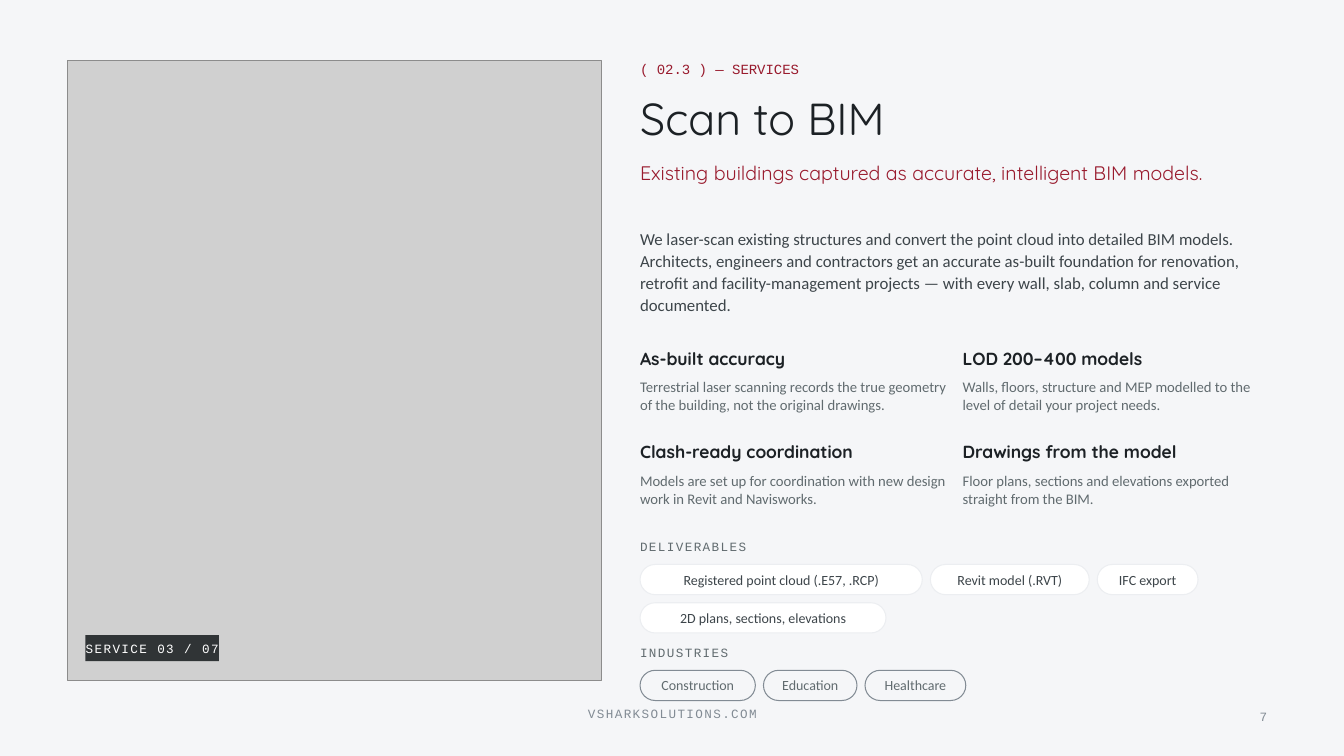
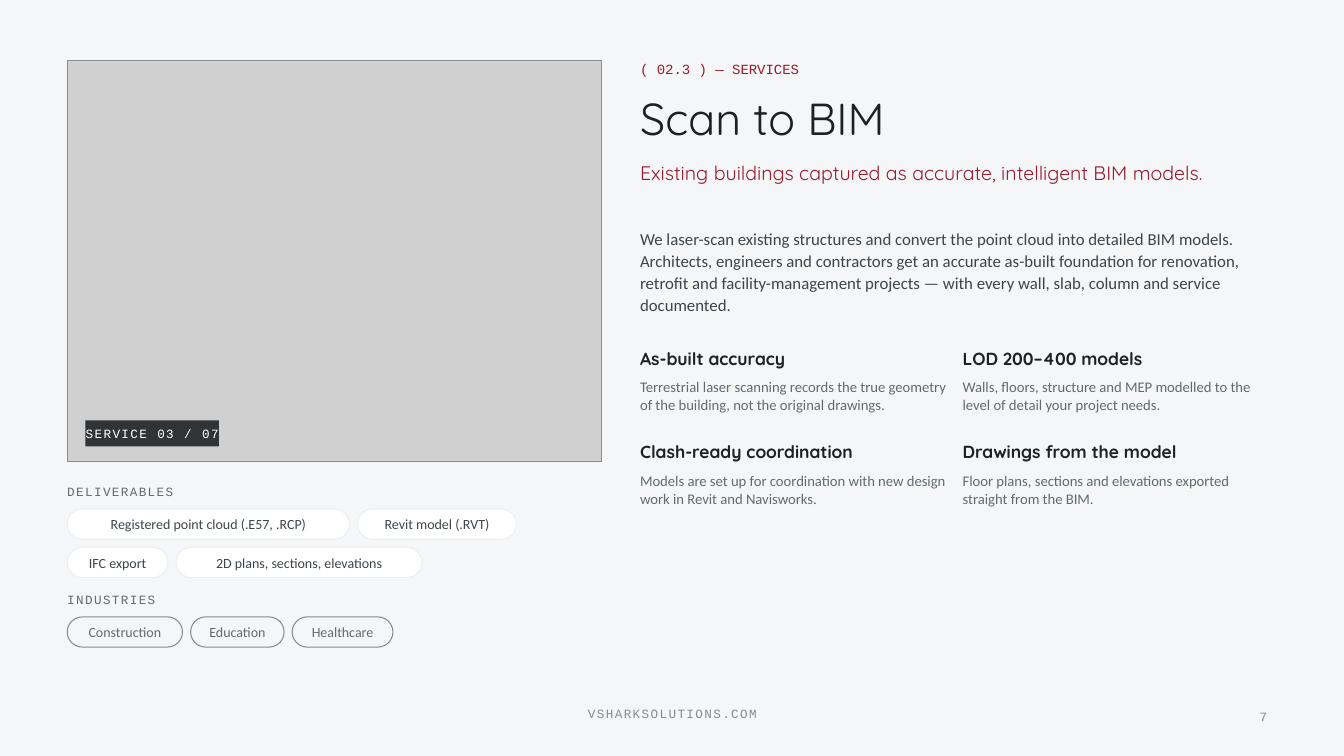
Before and after one commit to vsharkindia/vshark-website, a slide deck: slide 7 of collateral/VShark-Presentation.pptx. Drawn at 1344x756 pixels with LibreOffice and Linux fonts; fonts in the diff are those of the drawing; grey boxes stand for pictures; background and template pictures are left out. Boxes give left, top, right and bottom in pixels: in the first picture for what was removed or moved away, otherwise in the second. Text is boxed around its words. In the diff, an @@ line names an element or a change of style, - is before the commit and + after.

```diff
--- a/collateral/VShark-Presentation.pptx
+++ b/collateral/VShark-Presentation.pptx
@@ picture: place and size @@
-picture at [68,60,602,681]
+picture at [68,60,602,462]
@@ text "SERVICE 03 / 07": place and size @@
-text "SERVICE 03 / 07" at [86,644,219,653]
+text "SERVICE 03 / 07" at [86,429,219,438]
@@ rectangle: place and size @@
-rectangle at [86,635,219,661]
+rectangle at [86,420,219,447]
@@ text "IFC export": place and size @@
-text "IFC export" at [1119,576,1176,588]
+text "IFC export" at [89,559,146,571]
@@ rounded rectangle: place and size @@
-rounded rectangle at [1098,565,1199,595]
+rounded rectangle at [68,547,168,578]
@@ text "2D plans, sections, elevations": place and size @@
-text "2D plans, sections, elevations" at [680,613,846,626]
+text "2D plans, sections, elevations" at [216,558,382,571]
@@ rounded rectangle: place and size @@
-rounded rectangle at [640,603,886,633]
+rounded rectangle at [176,547,422,578]
@@ 5 texts, 3 rounded rectangles: place and size @@
-5 texts, 3 rounded rectangles at [640,542,923,701]
+5 texts, 3 rounded rectangles at [67,487,350,647]
@@ 2 texts, 2 rounded rectangles: place and size @@
-2 texts, 2 rounded rectangles at [865,565,1090,701]
+2 texts, 2 rounded rectangles at [292,509,517,647]
```
Also in this commit, not shown: 9 other slides changed, 48 other files.
